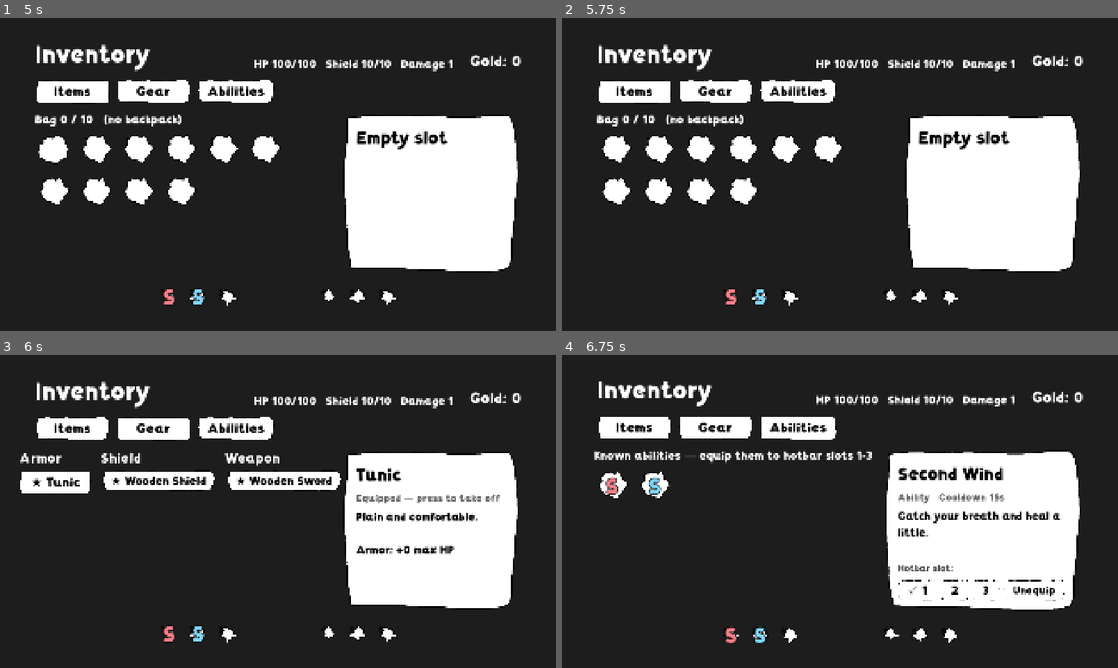
Above: before the commit, frames 1-4 (two rows, left to right).
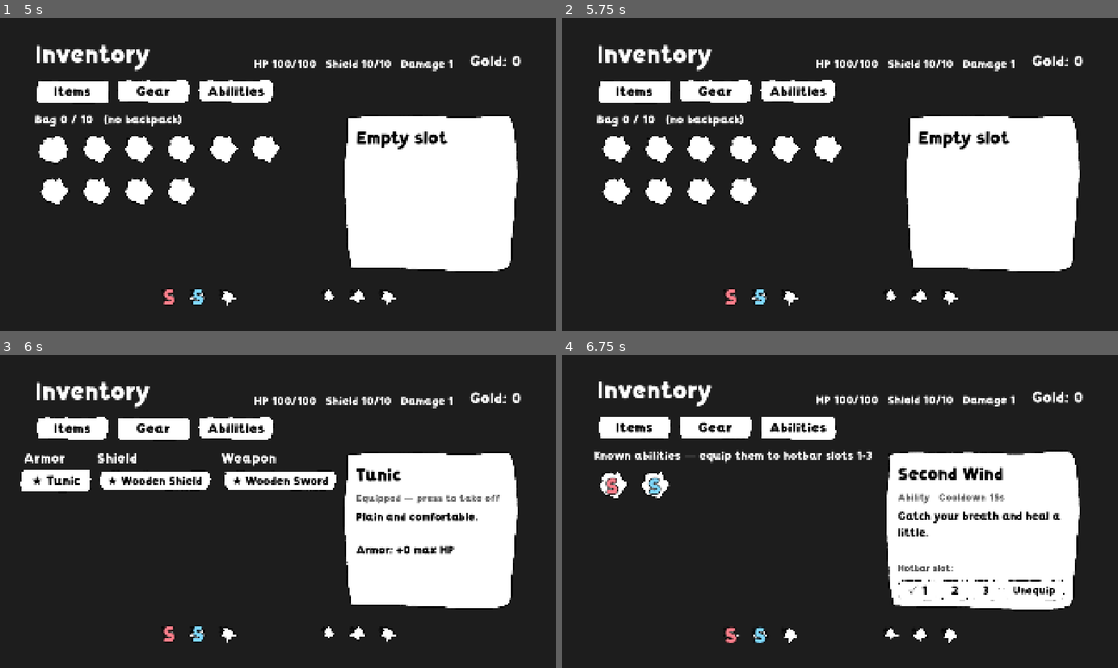
Above: after the commit, the same moments.

Repository: doggoanim/Krits
Game: Godot game, scene res://ui/inventory_menu.tscn
Same seed, same stepped clock (60 frames per second), same inputs: the game is played once before the commit and once after it. This scene is started directly instead of the project's main scene.
Inputs (mouse positions are in pixels of both pictures, inside the frame that each line leads up to):
- Up to frame 1 (5 s): tap Enter at 0.5, 2, 3.5 s; move the mouse to (400, 158) at 0.52 s; hold D (move_right) 0.53-1.25 s; hold Ctrl (crouch_pound) 0.53-1.25 s; click (400, 158) at 0.67 s; tap Space (jump) at 0.77, 1.25, 2.75, 3.77 s; drag from (166, 190) to (250, 237) at 1.27 s; move the mouse to (333, 105) at 2.02 s; hold D (move_right) 2.03-2.75 s; hold Shift (roll_dive) 2.03-2.75 s; drag from (250, 237) to (111, 127) at 2.77 s; move the mouse to (444, 221) at 3.52 s; hold A (move_left) 3.53-4.25 s; tap 1 at 3.6 s; tap Tab (menu_inventory) at 4.15 s; drag from (111, 127) to (194, 96) at 4.27 s
- Up to frame 2 (5.75 s): click "Items" at 5 s
- Up to frame 3 (6 s): click "Gear" at 5.75 s
- Up to frame 4 (6.75 s): click "Abilities" at 6.5 s

Frames 1-2 are identical in both runs. In frame 3, 1.8% of the frame differs, in the area x 3-62%, y 31-45%; in frame 4, nothing differs.

Commit message:
Inventory focus pop scales visually instead of resizing, so the layout no longer shifts
Co-Authored-By: Claude Sonnet 5.5 <noreply@anthropic.com>
Claude-Session: https://claude.ai/code/session_01TYpdm1jACUqsWG6yyTxbgm

Diff:
--- a/ui/inventory_menu.gd
+++ b/ui/inventory_menu.gd
@@ -114,7 +114,7 @@
 			slot.show_empty()
 		slot.focus_entered.connect(_on_slot_focused.bind(i))
 		slot.pressed.connect(_on_slot_pressed.bind(i))
-	FocusPop.attach_all(_grid)
+	FocusPop.attach_all(_grid, true)
 	if _page == Page.ITEMS and visible:
 		_focus_selected_slot(_grid, _selected)
 		_update_item_details()
@@ -213,7 +213,7 @@
 		u.add_theme_font_size_override(&"font_size", 36)
 		u.pressed.connect(_unassign.bind(current, id))
 		_assign_row.add_child(u)
-	FocusPop.attach_all(_assign_row)
+	FocusPop.attach_all(_assign_row, true)
 
 func _assign(id: StringName, slot: int) -> void:
 	if Game.hotbar.assign(slot, id):
@@ -242,7 +242,7 @@
 		var slot := _new_slot(_ability_grid)
 		slot.show_ability(AbilityLibrary.by_id(known[i]))
 		slot.focus_entered.connect(_on_ability_focused.bind(i))
-	FocusPop.attach_all(_ability_grid)
+	FocusPop.attach_all(_ability_grid, true)
 	if _page == Page.ABILITIES and visible:
 		_focus_selected_slot(_ability_grid, _selected_ability)
 		_update_ability_details()
@@ -275,7 +275,7 @@
 	_fill_gear(_armor_list, s.owned_armors, s.equipped_armor)
 	_fill_gear(_shield_list, s.owned_shields, s.equipped_shield)
 	_fill_gear(_weapon_list, s.owned_weapons, s.equipped_weapon)
-	FocusPop.attach_all(_gear_list_root())
+	FocusPop.attach_all(_gear_list_root(), true)
 	if _page == Page.GEAR and visible:
 		_focus_gear.call_deferred()
 
--- a/ui/widgets/focus_pop.gd
+++ b/ui/widgets/focus_pop.gd
@@ -11,6 +11,9 @@
 ## these as a child of every Button / TextureButton / HSlider underneath `root`.
 ## Per-control opt-outs/tweaks via node metadata (set in the scene):
 ##   no_focus_pop = true      leave this control alone (it has its own focus look)
+##   focus_pop_scale = true   grow by SCALING (visual only) instead of resizing, so
+##                            nothing around it moves — for grids/scroll lists
+##                            (attach_all(root, true) sets this on everything)
 ##   focus_pop_grow = 1.0     don't resize it when focused (default GROW); for
 ##                            controls whose neighbours' alignment matters
 ##
@@ -20,6 +23,7 @@
 
 const SKIP_META := &"no_focus_pop"
 const GROW_META := &"focus_pop_grow"
+const SCALE_META := &"focus_pop_scale"
 const LOOKS_META := &"focus_pop_looks"   ## Array of StyleBox to pick from on focus, instead of the theme's
 const ATTACHED_META := &"_focus_pop_attached"
 const GROW := 1.12           ## how much bigger a focused control gets
@@ -36,11 +40,13 @@
 var _base_font := 0
 var _saved_styles := {}   ## style name -> the control's own StyleBox override, or null if it had none
 
-static func attach_all(root: Node) -> void:
+static func attach_all(root: Node, scale_only := false) -> void:
 	for node in root.find_children("*", "Control", true, false):
 		if node.has_meta(SKIP_META) or node.has_meta(ATTACHED_META):
 			continue
 		if node is Button or node is TextureButton or node is HSlider:
+			if scale_only:
+				node.set_meta(SCALE_META, true)
 			var pop := FocusPop.new()
 			pop.target = node
 			node.set_meta(ATTACHED_META, true)
@@ -85,6 +91,13 @@
 		return
 	if _tween and _tween.is_valid():
 		_tween.kill()
+	if target.has_meta(SCALE_META):
+		# Visual-only: scale around the centre, drawn above its neighbours.
+		target.pivot_offset = target.size * 0.5
+		target.z_index = 1 if factor > 1.0 else 0
+		_tween = target.create_tween().set_trans(Tween.TRANS_BACK if factor > 1.0 else Tween.TRANS_QUAD).set_ease(Tween.EASE_OUT)
+		_tween.tween_property(target, "scale", Vector2.ONE * factor, GROW_TIME)
+		return
 	_tween = target.create_tween().set_parallel(true)
 	_tween.set_trans(Tween.TRANS_BACK if factor > 1.0 else Tween.TRANS_QUAD).set_ease(Tween.EASE_OUT)
 	_tween.tween_property(target, "custom_minimum_size", _base_min * factor, GROW_TIME)
